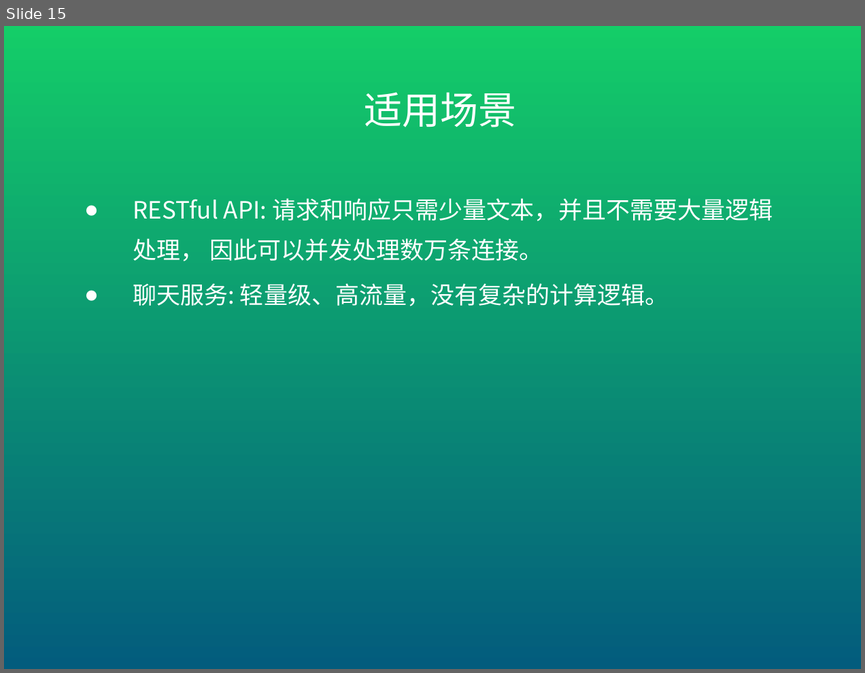
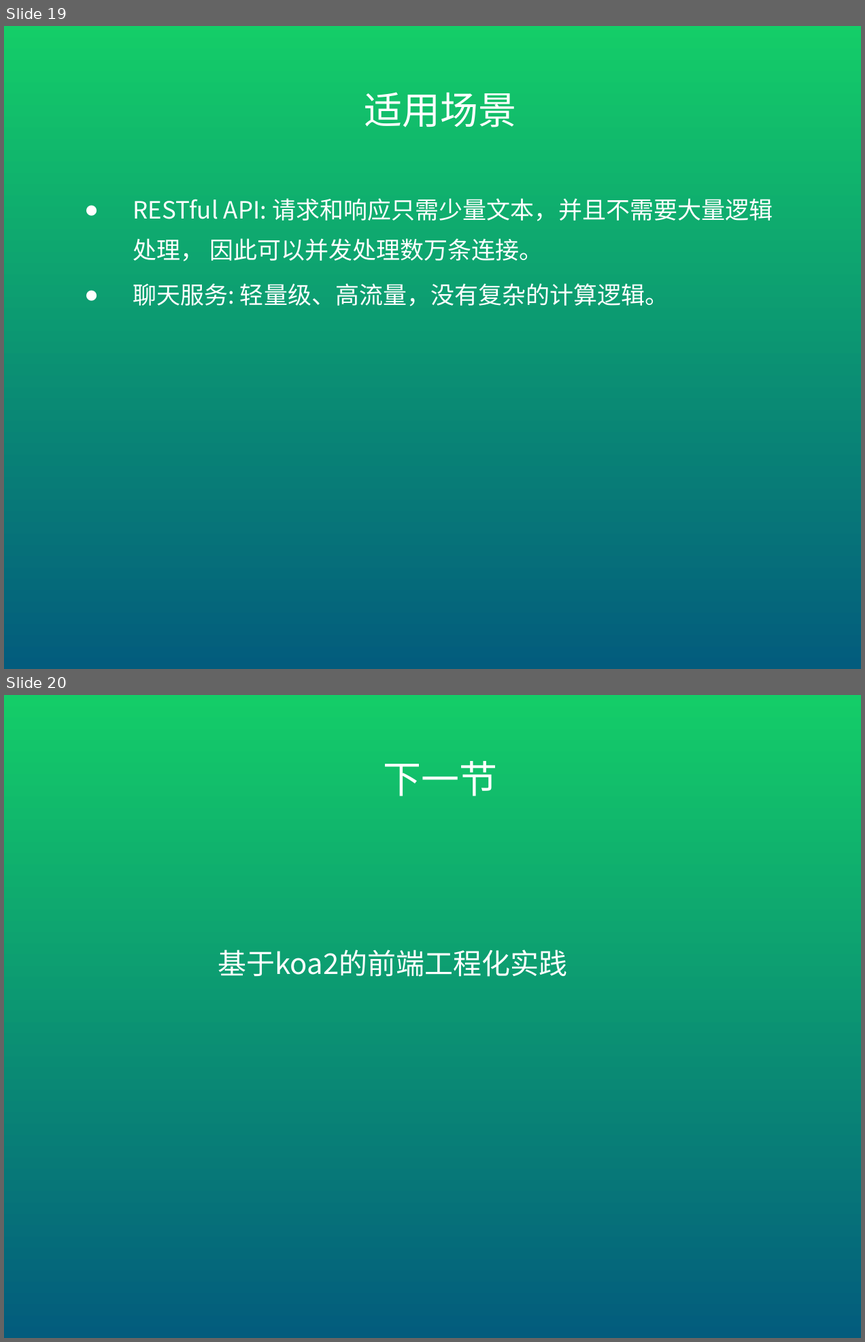
Before and after one commit to mopacha/course, a slide deck: ppt/聊一下NodeJS.pptx. Shown one above the other, each under a label of ours: slide 15 before the commit, slides 19 and 20 after it. The pictures are 865x673 and 865x1342 pixels, drawn with LibreOffice and Linux fonts; fonts in the diff are those of the drawing. Boxes give left, top, right and bottom in pixels: in the first picture for what was removed or moved away, otherwise in the second. Text is boxed around its words. In the diff, an @@ line names an element or a change of style, - is before the commit and + after.

```diff
--- a/ppt/聊一下NodeJS.pptx
+++ b/ppt/聊一下NodeJS.pptx
@@ slide 20 added at <box>4,695,861,1338</box>, background gradient #14CD68 to #035C7D @@
@@ title added at <box>383,761,498,796</box>, 32 pt, text #FFFFFF @@
+下一节
@@ subtitle added at <box>218,949,568,977</box>, 24 pt, text #FFFFFF @@
+基于koa2的前端工程化实践
@@ what was slide 15 is now slide 19 @@
```
Also in this commit, not shown: 1 slide changed, 5 other slides added, 1 slide removed, 1 other file.
